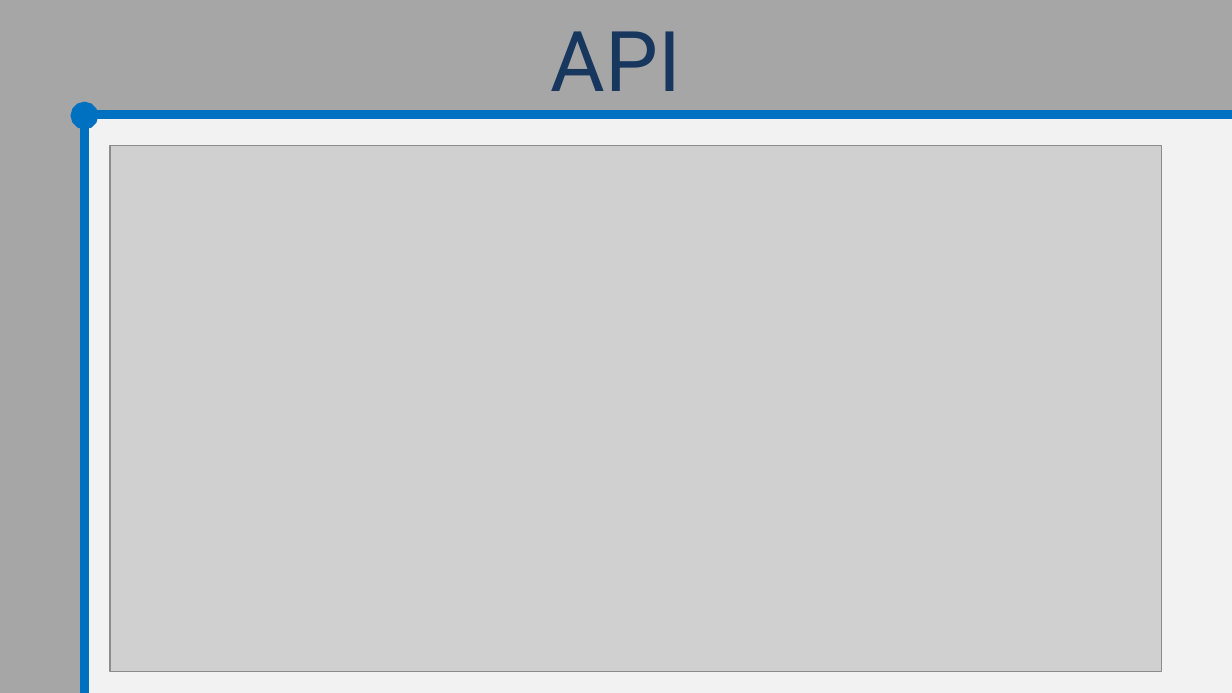
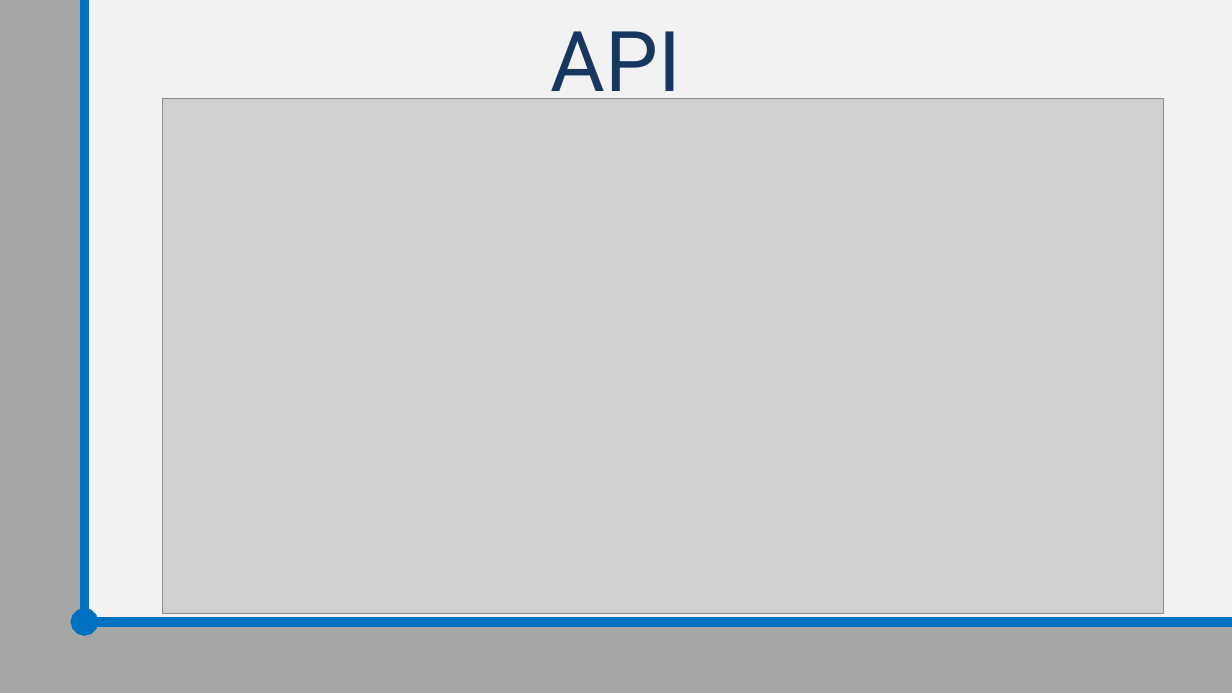
Before and after one commit to TR0NZ0D/Brazil-Career-Hub, a slide deck: slide 15 of Files/TCC - Final/Apresentacao_Final.pptx (slide 9 before the commit). Drawn at 1232x693 pixels with LibreOffice and Linux fonts; fonts in the diff are those of the drawing; grey boxes stand for pictures. Boxes give left, top, right and bottom in pixels: in the first picture for what was removed or moved away, otherwise in the second. Text is boxed around its words. In the diff, an @@ line names an element or a change of style, - is before the commit and + after.

```diff
--- a/Files/TCC - Final/Apresentacao_Final.pptx
+++ b/Files/TCC - Final/Apresentacao_Final.pptx
@@ rectangle: place and size @@
-rectangle at box(0, 19, 85, 693)
+rectangle at box(0, 0, 85, 693)
@@ arrow moved from (85, 693) - (85, 115) to (85, 623) - (85, 0) @@
@@ arrow (85, 623) - (85, 0): arrow to line @@
@@ picture: place and size @@
-picture at box(110, 145, 1162, 672)
+picture at box(162, 98, 1164, 614)
@@ rectangle: place and size @@
-rectangle at box(0, 0, 1232, 113)
+rectangle at box(0, 623, 1232, 693)
@@ line moved from (1232, 114) - (85, 114) to (1232, 623) - (85, 623) @@
@@ line (1232, 623) - (85, 623): line to arrow @@
```
Also in this commit, not shown: 9 other slides changed, 4 slides added, 1 other file.
